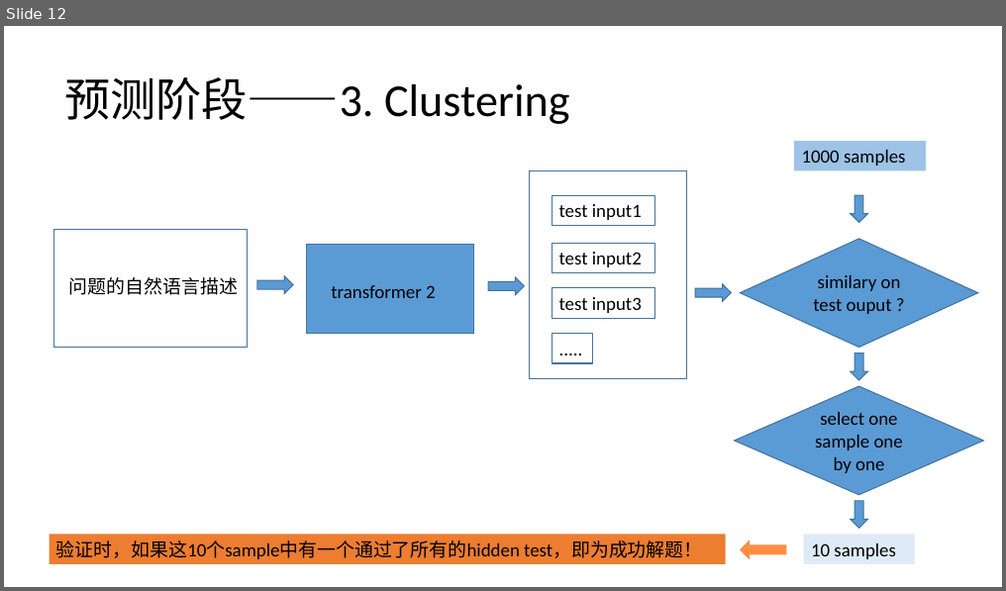
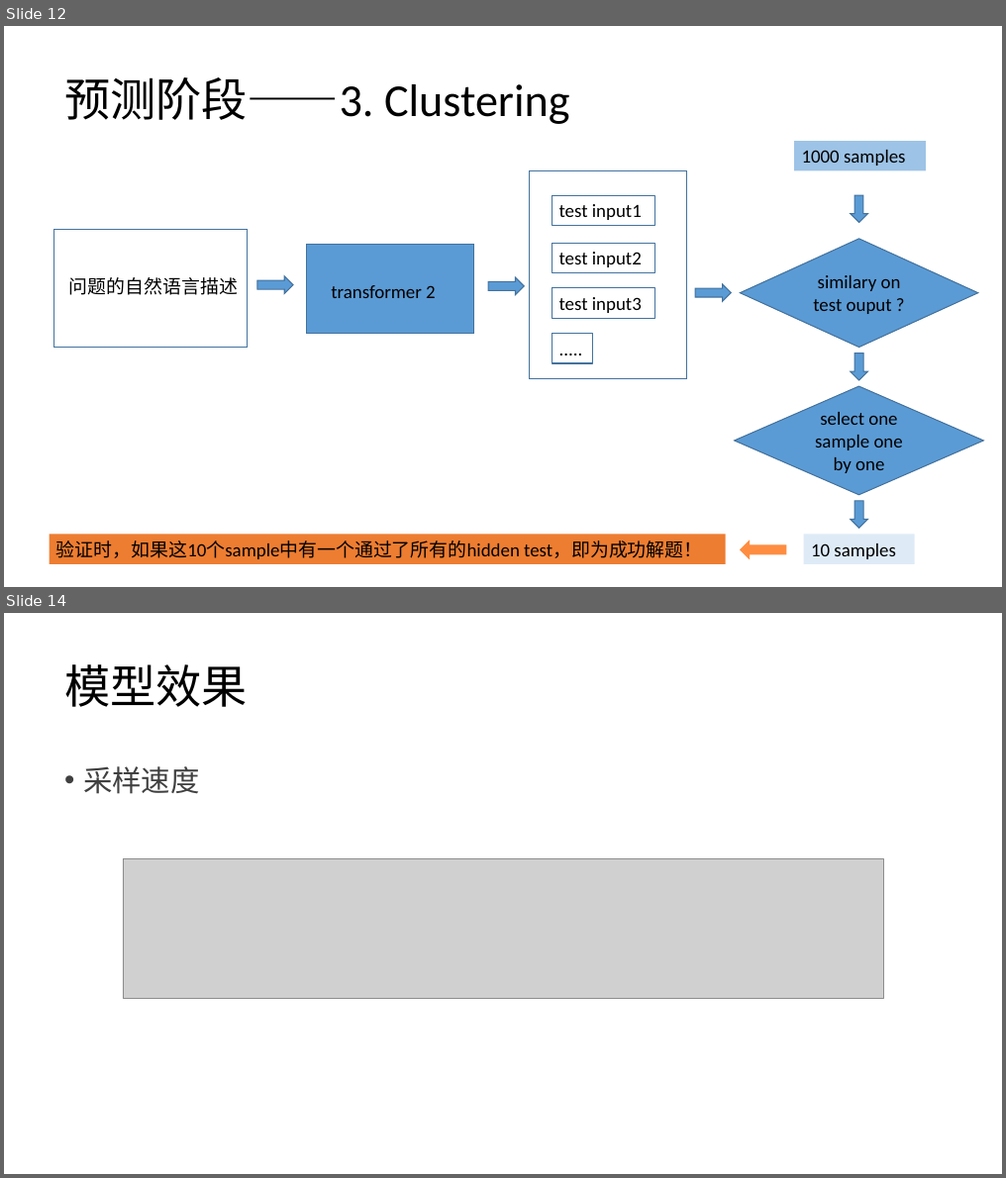
Before and after one commit to kevinva/paperReport, a slide deck: presentation/hezhi_AlphaCode.pptx. Shown one above the other, each under a label of ours: slide 12 before the commit, slides 12 and 14 after it; the slides between them are not shown. The pictures are 1006x591 and 1006x1178 pixels, drawn with LibreOffice and Linux fonts; fonts in the diff are those of the drawing; grey boxes stand for pictures. Boxes give left, top, right and bottom in pixels: in the first picture for what was removed or moved away, otherwise in the second. Text is boxed around its words. In the diff, an @@ line names an element or a change of style, - is before the commit and + after.

```diff
--- a/presentation/hezhi_AlphaCode.pptx
+++ b/presentation/hezhi_AlphaCode.pptx
@@ slide 14 added at (4, 613, 1002, 1174), background #FFFFFF @@
@@ title added at (64, 664, 248, 707), 44 pt, text #000000 @@
+模型效果
@@ text added at (83, 766, 199, 794), 28 pt, text #404040 @@
+• 采样速度
@@ picture added at (123, 860, 884, 999) @@
```
Also in this commit, not shown: 1 slide changed, 7 other slides added.
